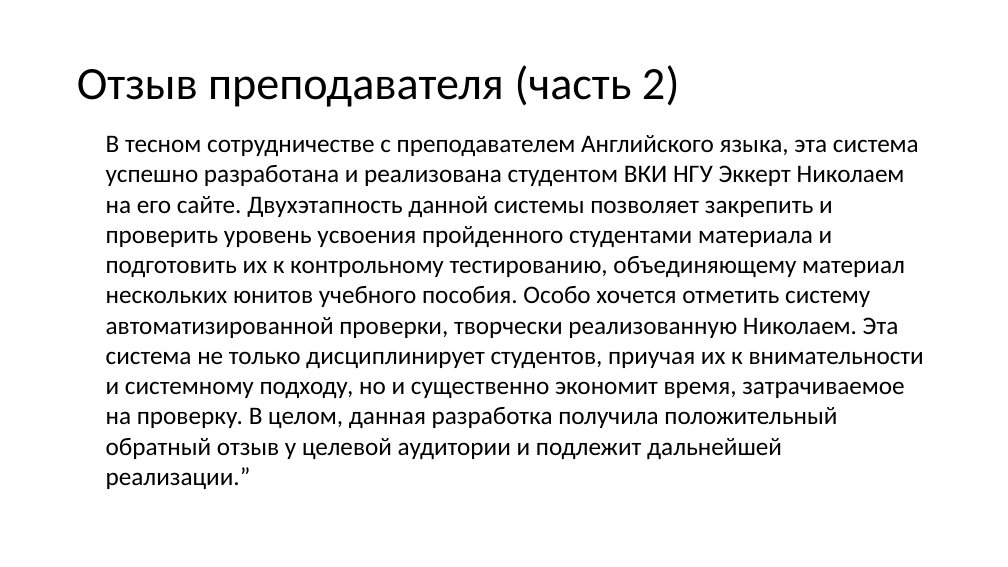
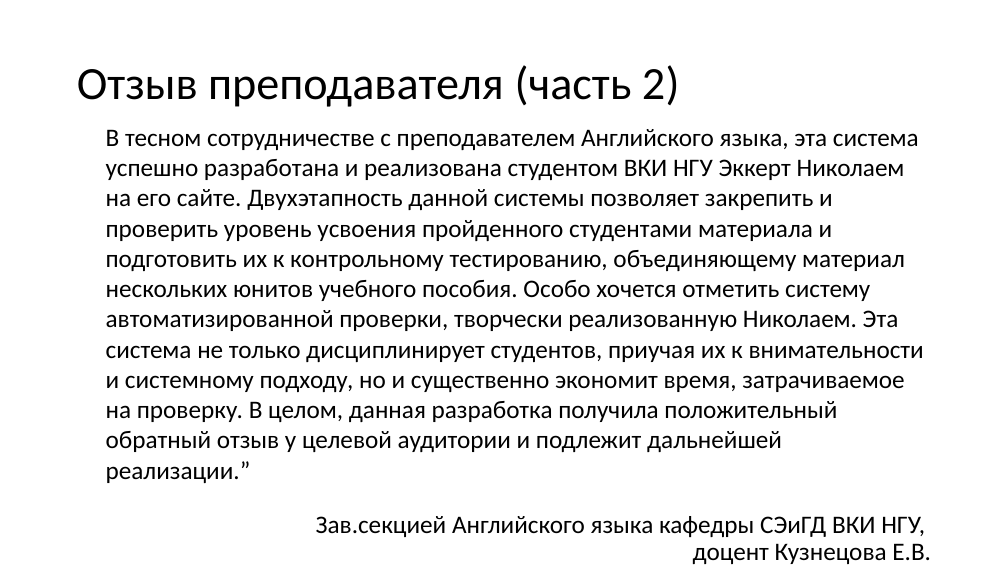
Before and after one commit to DaemonNikolay/HCI_NSU, a slide deck: slide 12 of МНСК 2018/Презентация выступления.pptx. Drawn at 1008x567 pixels with LibreOffice and Linux fonts; fonts in the diff are those of the drawing. Boxes give left, top, right and bottom in pixels: in the first picture for what was removed or moved away, otherwise in the second. Text is boxed around its words. In the diff, an @@ line names an element or a change of style, - is before the commit and + after.

```diff
--- a/МНСК 2018/Презентация выступления.pptx
+++ b/МНСК 2018/Презентация выступления.pptx
@@ text "В тесном сотрудничестве с преподавателем ...": place and size @@
-text "В тесном сотрудничестве с преподавателем ..." at (106, 135, 924, 489)
+text "В тесном сотрудничестве с преподавателем ..." at (106, 159, 931, 564)
@@ text at (316, 516, 931, 564): paragraphs added @@
+Зав.секцией Английского языка кафедры СЭиГД ВКИ НГУ,
+доцент Кузнецова Е.В.
```
Also in this commit, not shown: 1 other slide changed.
